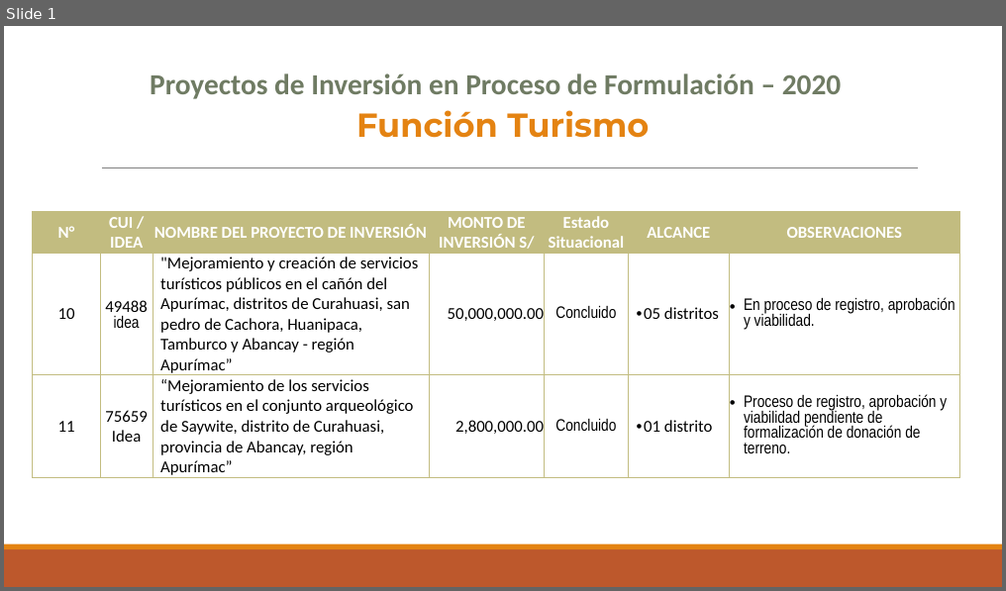
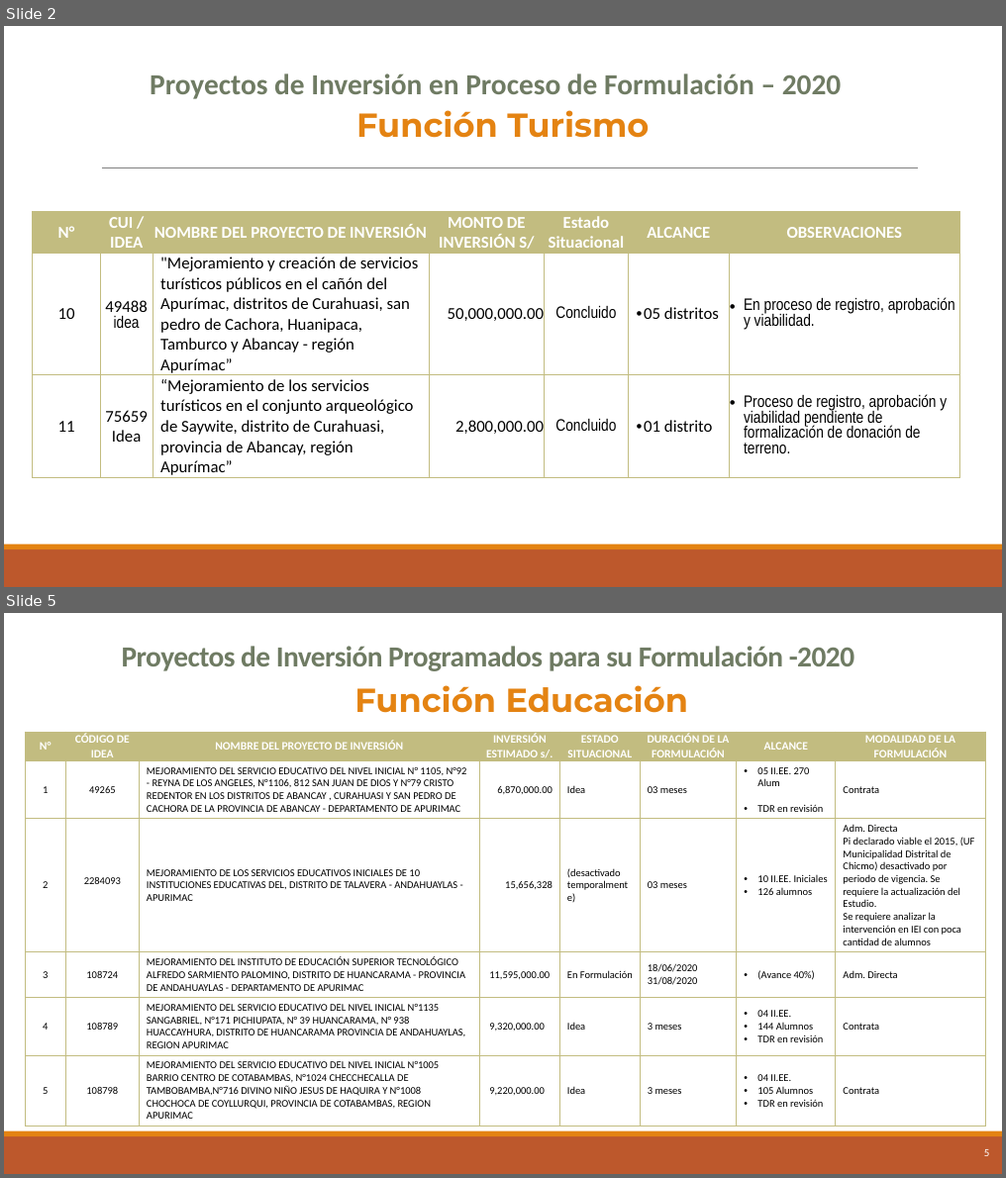
Before and after one commit to ORFEI-GRAP/Gestion-ORFEI, a slide deck: Plantilla.pptx. Shown one above the other, each under a label of ours: slide 1 before the commit, slides 2 and 5 after it; the slides between them are not shown. The pictures are 1006x591 and 1006x1178 pixels, drawn with LibreOffice and Linux fonts; fonts in the diff are those of the drawing. Boxes give left, top, right and bottom in pixels: in the first picture for what was removed or moved away, otherwise in the second. Text is boxed around its words. In the diff, an @@ line names an element or a change of style, - is before the commit and + after.

```diff
--- a/Plantilla.pptx
+++ b/Plantilla.pptx
@@ slide 5 added at [4,613,1002,1174], background #FFFFFF; not listed: 3 template elements that a slide beside it also shows @@
@@ title added at [122,646,854,671], 28 pt, text #6F7B63, bold @@
+Proyectos de Inversión Programados para su Formulación -2020
@@ text added at [354,685,689,713], 32 pt, text #E48312, bold @@
+Función Educación
@@ table added at [25,732,985,1123], 6 rows, 8 columns @@
+N° | CÓDIGO DE IDEA | NOMBRE DEL PROYECTO DE INVERSIÓN | INVERSIÓN ESTIMADO s/. | ESTADO SITUACIONAL | DURACIÓN DE LA FORMULACIÓN | ALCANCE | MODALIDAD DE LA FORMULACIÓN
+1 | 49265 | MEJORAMIENTO DEL SERVICIO EDUCATIVO DEL NIVEL INICIAL N° 1105, N°92 - REYNA DE LOS ANGELES, N°1106, 812 SAN JUAN DE DIOS Y N°79 CRISTO REDENTOR EN LOS DISTRITOS DE ABANCAY , CURAHUASI Y SAN PEDRO DE CACHORA DE LA PROVINCIA DE ABANCAY - DEPARTAMENTO DE APURIMAC | 6,870,000.00 | Idea | 03 meses | 05 II.EE. 270 Alum / TDR en revisión | Contrata
+2 | 2284093 | MEJORAMIENTO DE LOS SERVICIOS EDUCATIVOS INICIALES DE 10 INSTITUCIONES EDUCATIVAS DEL, DISTRITO DE TALAVERA - ANDAHUAYLAS - APURIMAC | 15,656,328 | (desactivado temporalmente) | 03 meses | 10 II.EE. Iniciales / 126 alumnos | Adm. Directa / Pi declarado viable el 2015, (UF Municipalidad Distrital de Chicmo) desactivado por periodo de vigencia. Se requiere la actualización del Estudio. / Se requiere analizar la intervención en IEI con poca cantidad de alumnos
+3 | 108724 | MEJORAMIENTO DEL INSTITUTO DE EDUCACIÓN SUPERIOR TECNOLÓGICO ALFREDO SARMIENTO PALOMINO, DISTRITO DE HUANCARAMA - PROVINCIA DE ANDAHUAYLAS - DEPARTAMENTO DE APURIMAC | 11,595,000.00 | En Formulación | 18/06/2020 / 31/08/2020 | (Avance 40%) | Adm. Directa
+4 | 108789 | MEJORAMIENTO DEL SERVICIO EDUCATIVO DEL NIVEL INICIAL N°1135 SANGABRIEL, N°171 PICHIUPATA, N° 39 HUANCARAMA, N° 938 HUACCAYHURA, DISTRITO DE HUANCARAMA PROVINCIA DE ANDAHUAYLAS, REGION APURIMAC | 9,320,000.00 | Idea | 3 meses | 04 II.EE. / 144 Alumnos / TDR en revisión | Contrata
+5 | 108798 | MEJORAMIENTO DEL SERVICIO EDUCATIVO DEL NIVEL INICIAL N°1005 BARRIO CENTRO DE COTABAMBAS, N°1024 CHECCHECALLA DE TAMBOBAMBA,N°716 DIVINO NIÑO JESUS DE HAQUIRA Y N°1008 CHOCHOCA DE COYLLURQUI, PROVINCIA DE COTABAMBAS, REGION APURIMAC | 9,220,000.00 | Idea | 3 meses | 04 II.EE. / 105 Alumnos / TDR en revisión | Contrata
@@ page number added at [984,1150,990,1157], 10.5 pt, text #FFFFFF @@
+5
@@ what was slide 1 is now slide 2 @@
```
Also in this commit, not shown: 1 slide changed, 10 other slides added, 1 other file.
